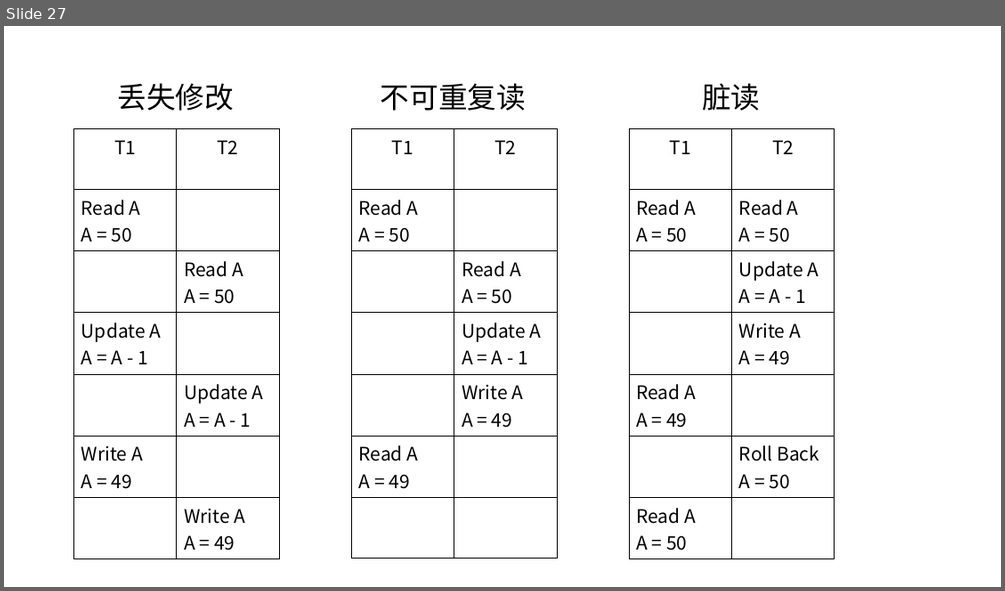
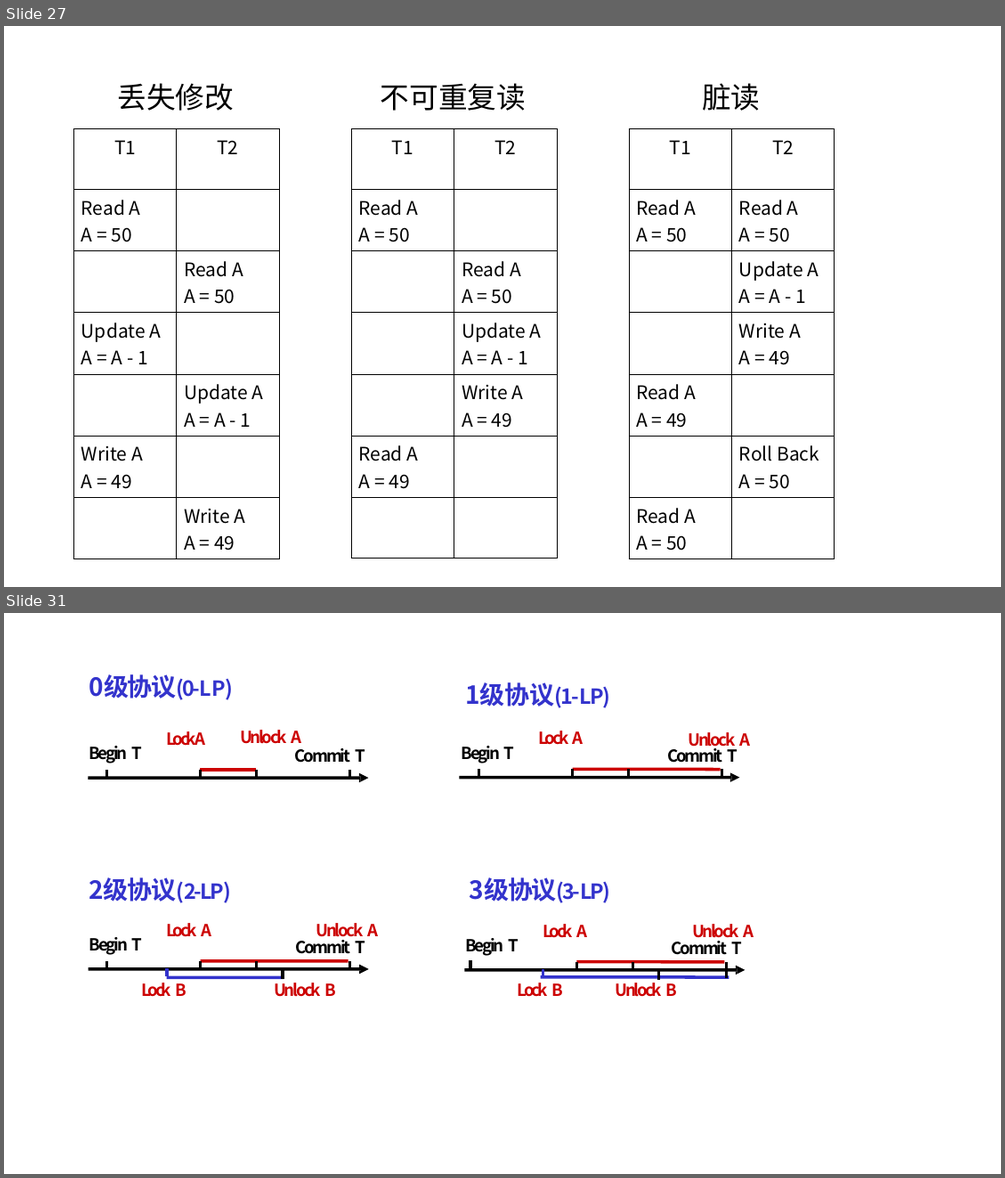
Before and after one commit to guofei9987/a, a slide deck: computer/database/database.pptx. Shown one above the other, each under a label of ours: slide 27 before the commit, slides 27 and 31 after it; the slides between them are not shown. The pictures are 1005x591 and 1005x1178 pixels, drawn with LibreOffice and Linux fonts; fonts in the diff are those of the drawing. Boxes give left, top, right and bottom in pixels: in the first picture for what was removed or moved away, otherwise in the second. Text is boxed around its words. In the diff, an @@ line names an element or a change of style, - is before the commit and + after.

```diff
--- a/computer/database/database.pptx
+++ b/computer/database/database.pptx
@@ slide 31 added at [4, 613, 1001, 1174], background #FFFFFF @@
@@ group added at [88, 674, 754, 997]: 31 freeform shapes, 18 texts @@
+Begin T
+Lock A
+Unlock A
+Commit T
+0级协议(0-LP)
+Begin T
+Lock A
+Unlock A Commit T
+1级协议(1-LP)
+Begin T
+Lock A
+Unlock A Commit T
+3级协议(3-LP)
+Lock B Unlock B
+Begin T
+Lock A
+Unlock A Commit T
+2级协议(2-LP)
+Lock B Unlock B
```
Also in this commit, not shown: 1 slide changed, 3 other slides added, 3 slides removed, 5 other files.
